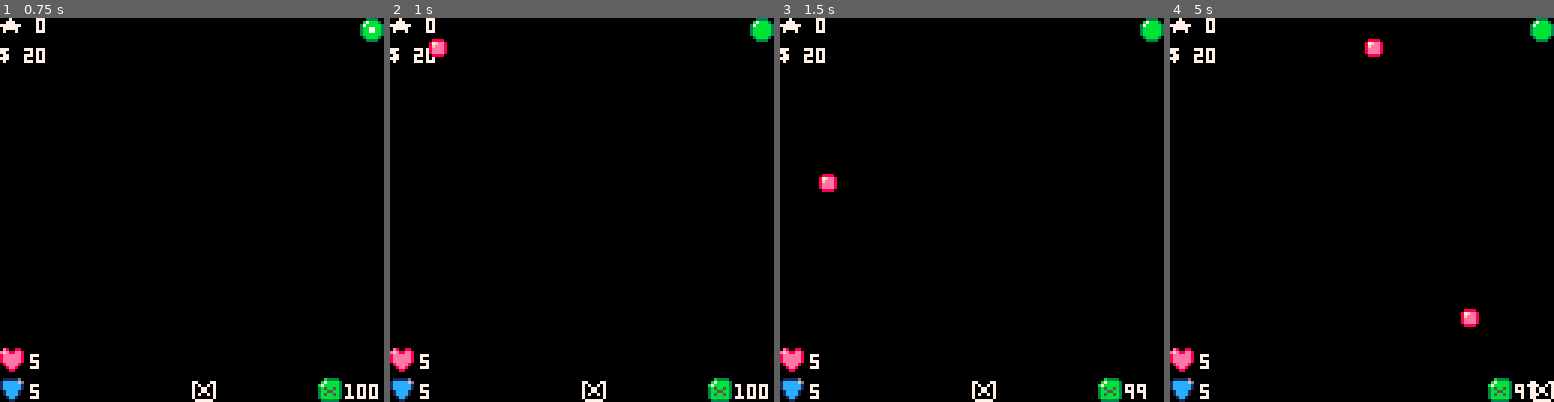
Above: before the commit, frames 1-4 (left to right).
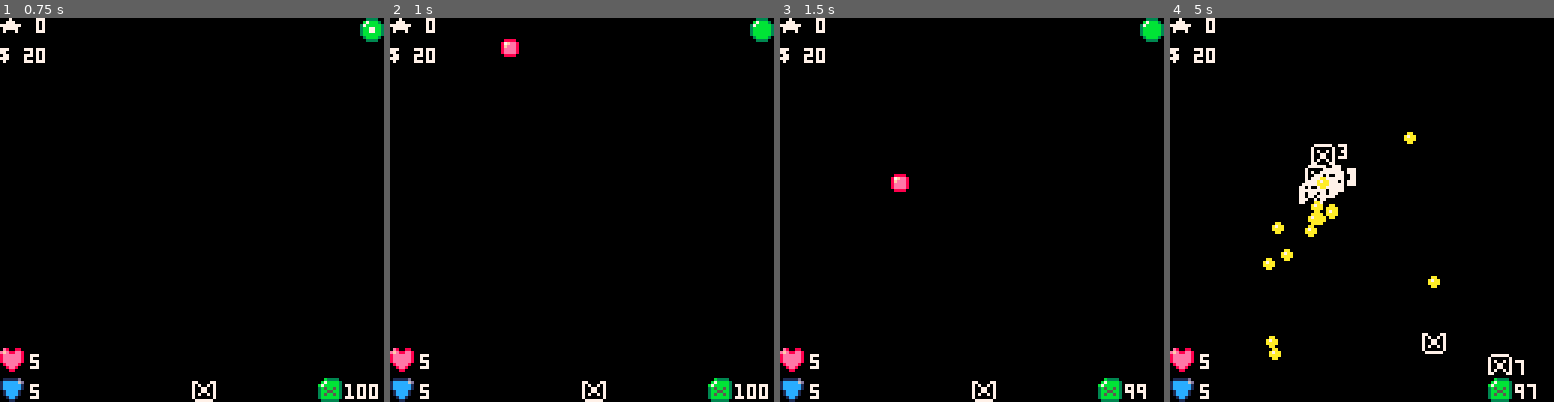
Above: after the commit, the same moments.

Repository: NinetiesPaul/Orion-s-Defender
Game: PICO-8 cartridge orionsdefender.p8
Same seed, same stepped clock (60 frames per second), same inputs: the game is played once before the commit and once after it.
Inputs:
- Up to frame 1 (0.75 s): tap X (X key) at 0.33 s; tap O (Z key) at 0.7 s
- Up to frame 2 (1 s): no input
- Up to frame 3 (1.5 s): tap X (X key) at 1.07 s
- Up to frame 4 (5 s): hold Right 1.6-2.1 s; tap O (Z key) every 0.4 s from 1.7 to 4.9 s; tap X (X key) at 1.85, 2.97, 4.08 s; hold Up 2.15-2.42 s; hold Right 2.47-3.03 s; hold Left 3.08-3.58 s; hold Down 3.63-3.97 s; hold Right 4.02-4.68 s; hold Up from 4.73 s (still down)

Frame 1 is identical in both runs. In frame 2, 0.4% of the frame differs, in the area x 10-34%, y 5-11%; in frame 3, 0.4%; in frame 4, 3.2%, in the area x 24-100%, y 0-100%.

Commit message:
improved random number generator; improved difficulty update

Diff:
--- a/orionsdefender.p8
+++ b/orionsdefender.p8
@@ -99,8 +102,7 @@
 end
 
 function start_battle()
- enemy_count = flr(rnd(6))
- if (enemy_count == 0) enemy_count = 1
+ enemy_count = flr(rnd(6)) + 1
  enemy_count = enemy_count * difficulty
 
  for enemy_count = enemy_count,0,-1 do
@@ -114,8 +116,7 @@
   enemy.ly = enemy.y+rnd(30)+30
   enemy.move_forward = true
   enemy.health = 3 * difficulty
-  dy = flr(rnd(4))
-	 if (dy == 0) dy = 1
+  dy = flr(rnd(4))  +1
   enemy.dy = dy
   add(enemies, enemy)
  end
@@ -130,8 +131,7 @@
 end
 
 function give_rewards()
- x = flr(rnd(5))
- if (x == 0) x = 1 * difficulty
+ x = difficulty * flr(rnd(5)) + 1
  fuel += x
  r_fuel = x
  scraps_reward = x * 10
@@ -174,8 +174,8 @@
 end
 
 function update_threat()
-	if (score > 200 and score < 400) difficulty = 2
-	if (score > 1000) difficulty = 3
+	if (score > 2000 and score < 4000) difficulty = 2
+	if (score > 4000) difficulty = 3
 
 	if (difficulty == 2) threat_level = 022
 	if (difficulty == 3) threat_level = 038
@@ -201,8 +201,7 @@
 
 function create_encounter()
  local encounter = {}
- number = flr(rnd(6))
- if (number == 0) number = 1
+ number = flr(rnd(5)) + 1
  encounter.x = encounter_spawn_x[number]
  encounter.y = 0
  add(encounters, encounter)
